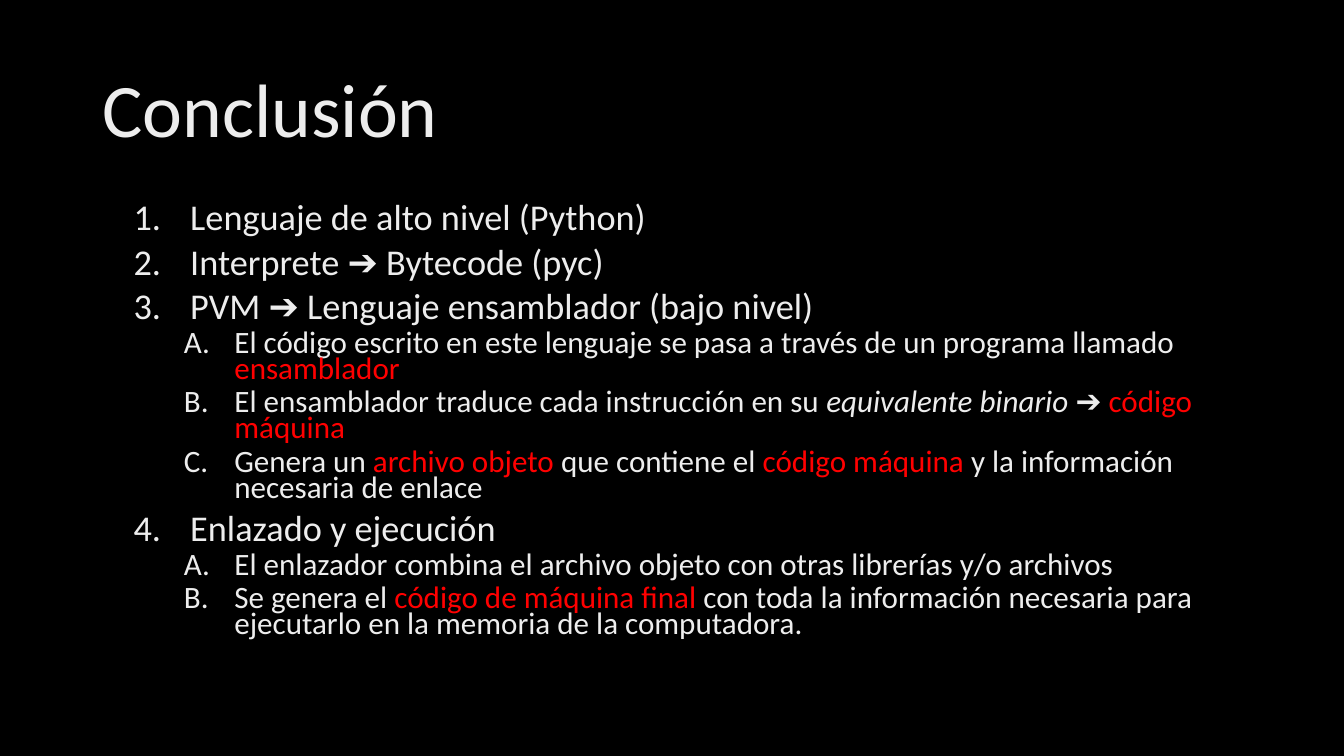
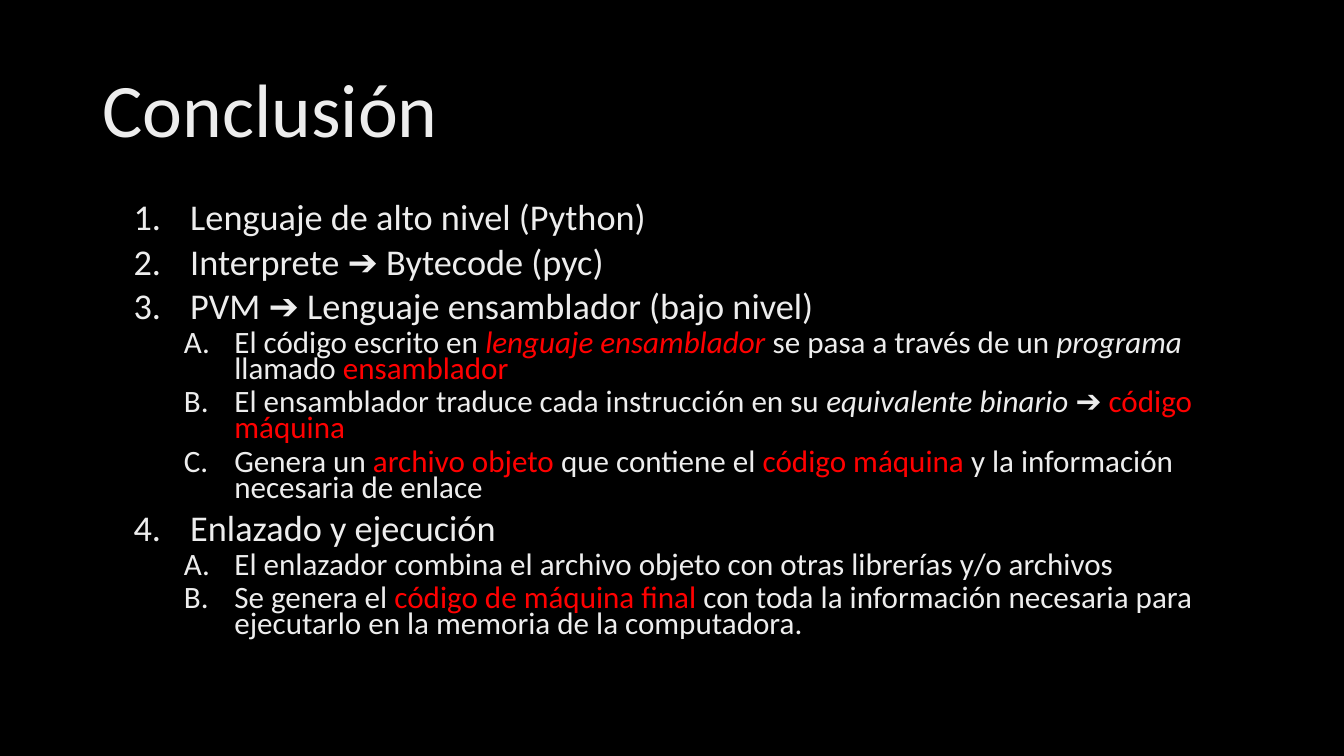
Before and after one commit to franvazgom/DAW-python, a slide deck: slide 8 of Docs/02_Intro.pptx. Drawn at 1344x756 pixels with LibreOffice and Linux fonts; fonts in the diff are those of the drawing; background and template pictures are left out. Boxes give left, top, right and bottom in pixels: in the first picture for what was removed or moved away, otherwise in the second. Text is boxed around its words. In the diff, an @@ line names an element or a change of style, - is before the commit and + after.

```diff
--- a/Docs/02_Intro.pptx
+++ b/Docs/02_Intro.pptx
@@ text at (x1=234, y1=331, x2=1182, y2=380): text changed @@
-  A. El código escrito en este lenguaje se pasa a través de un programa llamado ensamblador
+  A. El código escrito en lenguaje ensamblador se pasa a través de un programa llamado ensamblador
```
Also in this commit, not shown: 1 other slide changed, 3 other files.
